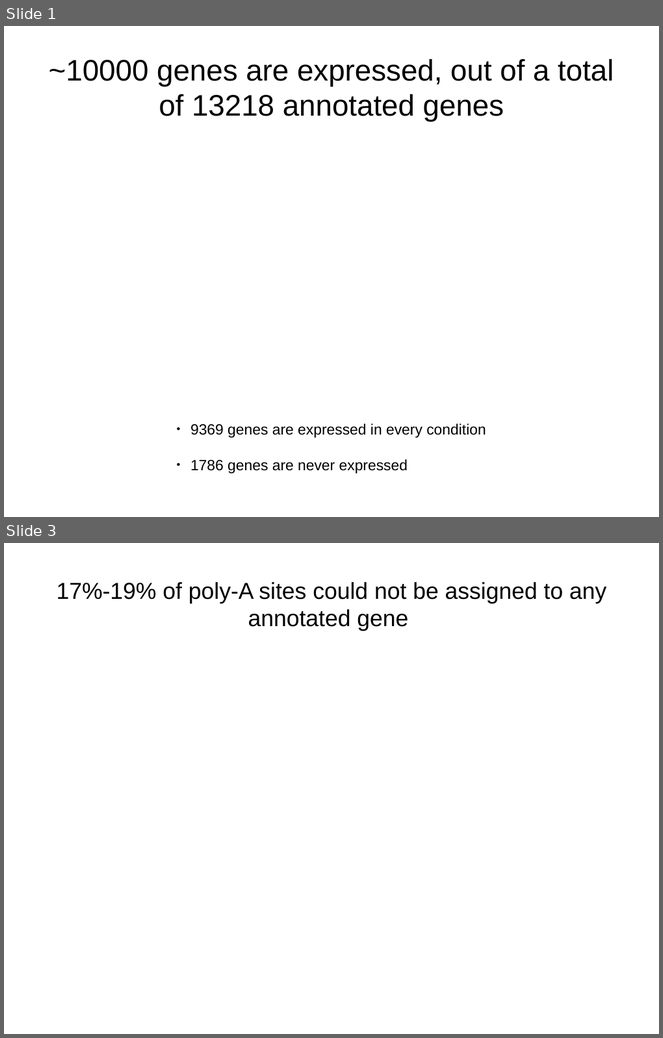
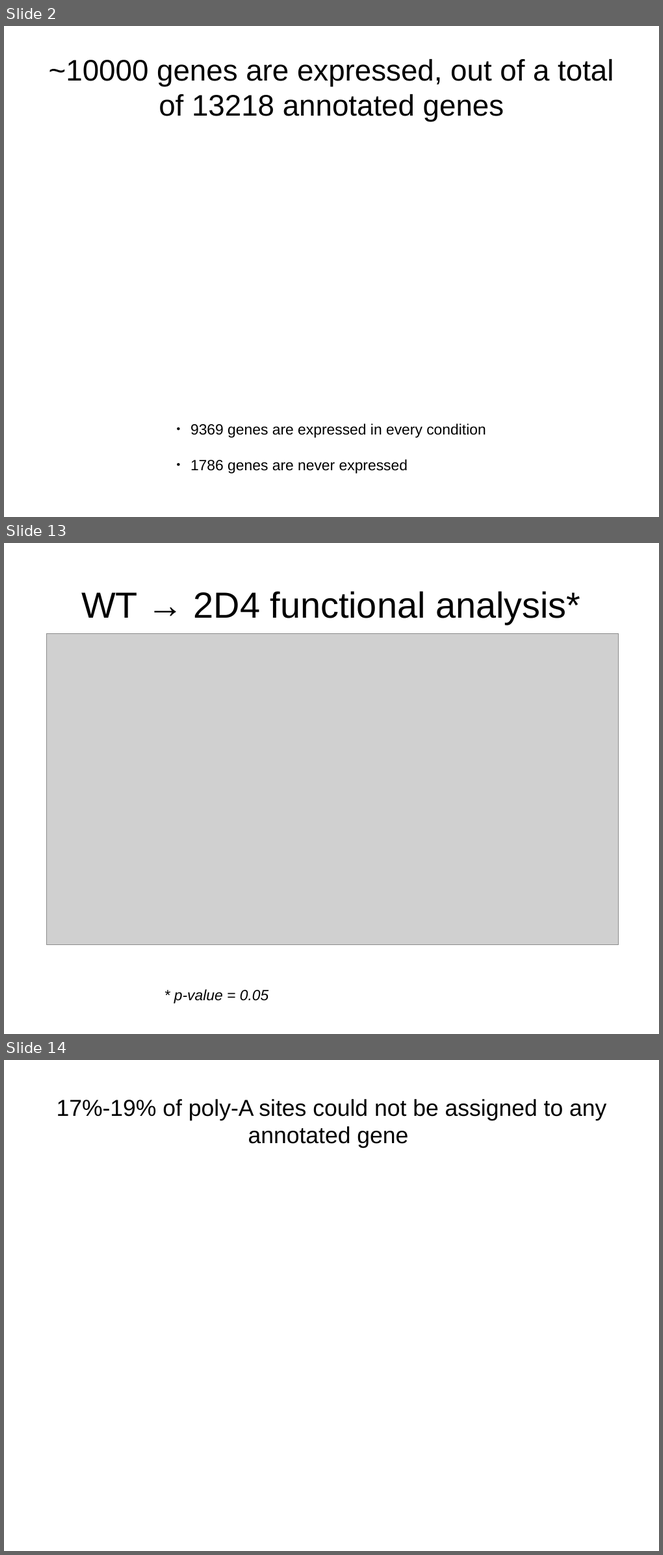
Before and after one commit to wilkinsonlab/m-oryzae-polya, a slide deck: oryzae_data.odp. Shown one above the other, each under a label of ours: slides 1 and 3 before the commit, slides 2, 13 and 14 after it; the slides between them are not shown. The pictures are 663x1038 and 663x1555 pixels, drawn with LibreOffice and Linux fonts; fonts in the diff are those of the drawing; grey boxes stand for pictures. Boxes give left, top, right and bottom in pixels: in the first picture for what was removed or moved away, otherwise in the second. Text is boxed around its words. In the diff, an @@ line names an element or a change of style, - is before the commit and + after.

```diff
--- a/oryzae_data.odp
+++ b/oryzae_data.odp
@@ slide 13 added at (4,543,659,1034), background #FFFFFF @@
@@ title added at (81,591,581,624), 44 pt, text #000000 @@
+WT → 2D4 functional analysis*
@@ picture added at (46,633,618,945) @@
@@ text added at (174,990,269,1004), 18 pt, text #000000, italic @@
+* p-value = 0.05
@@ what was slide 1 is now slide 2 @@
@@ what was slide 3 is now slide 14 @@
```
Also in this commit, not shown: 15 slides changed, 10 other slides added, 1 slide removed, 2 other files.
